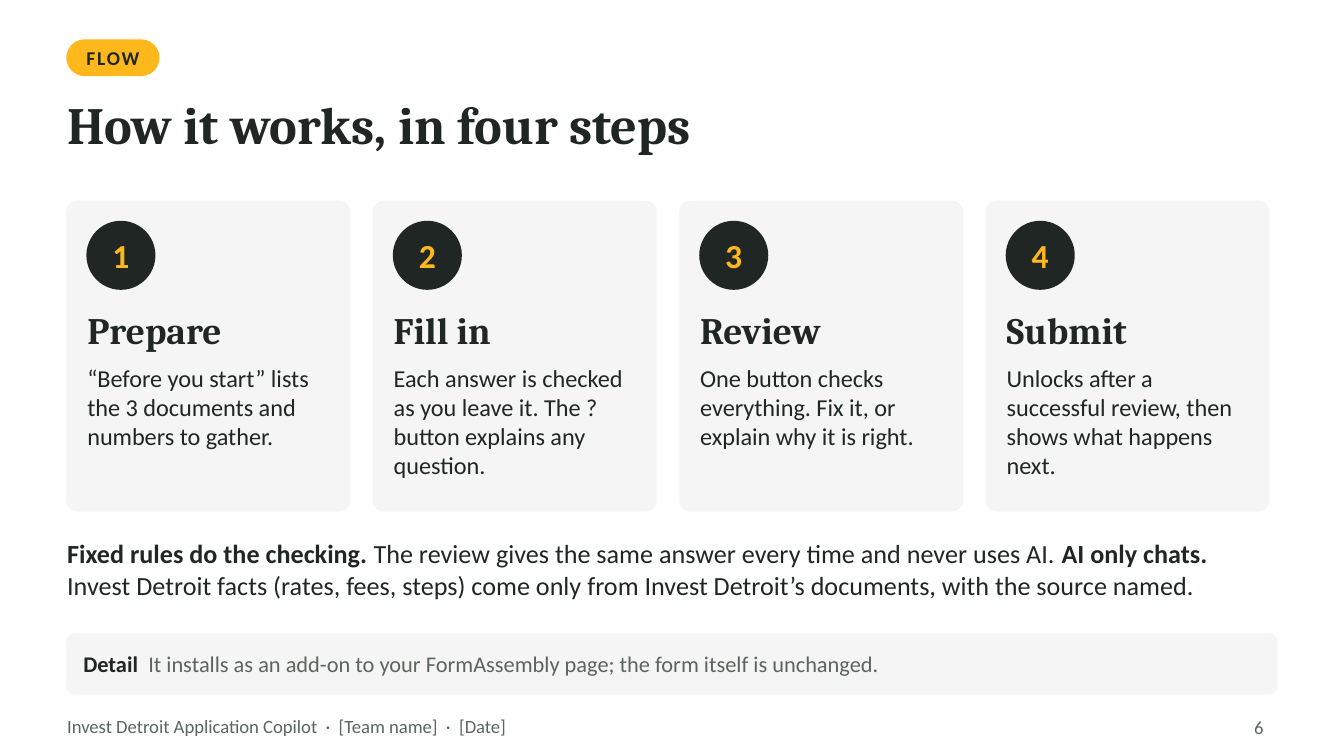
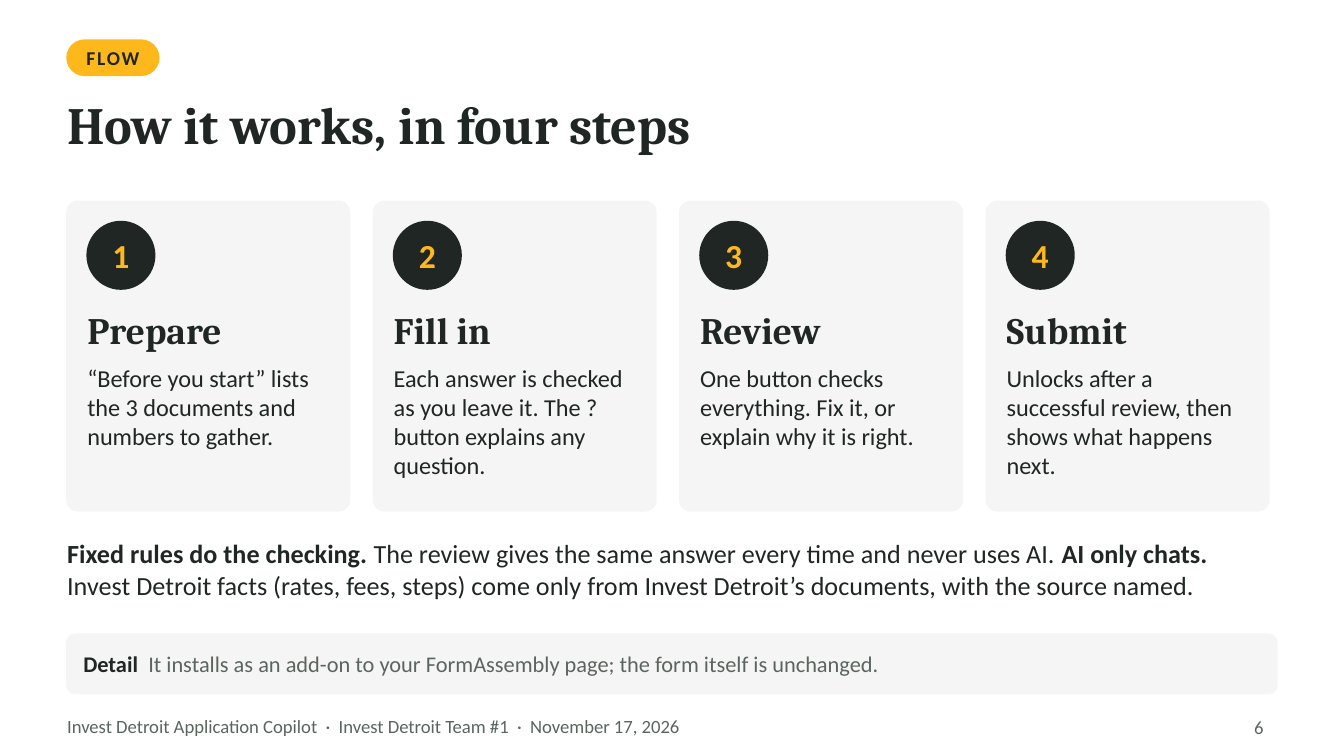
Before and after one commit to Ross-Business-Tech/Invest-Detroit-Project-1, a slide deck: slide 6 of docs/slides/Invest-Detroit-Copilot-Client-Deck.pptx. Drawn at 1344x756 pixels with LibreOffice and Linux fonts; fonts in the diff are those of the drawing. Boxes give left, top, right and bottom in pixels: in the first picture for what was removed or moved away, otherwise in the second. Text is boxed around its words. In the diff, an @@ line names an element or a change of style, - is before the commit and + after.

```diff
--- a/docs/slides/Invest-Detroit-Copilot-Client-Deck.pptx
+++ b/docs/slides/Invest-Detroit-Copilot-Client-Deck.pptx
@@ text at (67, 720, 680, 736): text changed @@
-Invest Detroit Application Copilot · [Team name] · [Date]
+Invest Detroit Application Copilot · Invest Detroit Team #1 · November 17, 2026
```
Also in this commit, not shown: 31 other slides changed, 7 other files.
